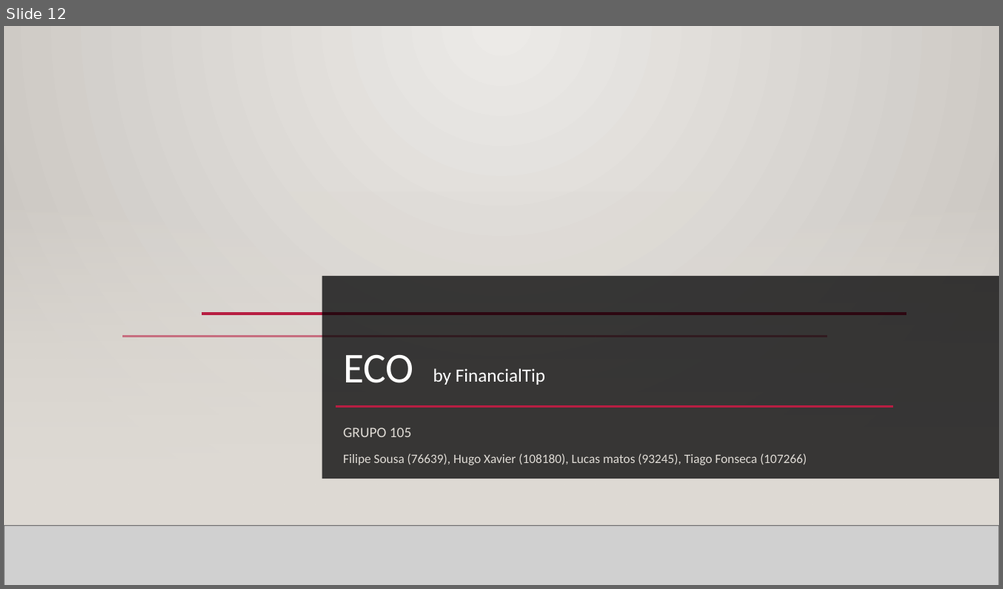
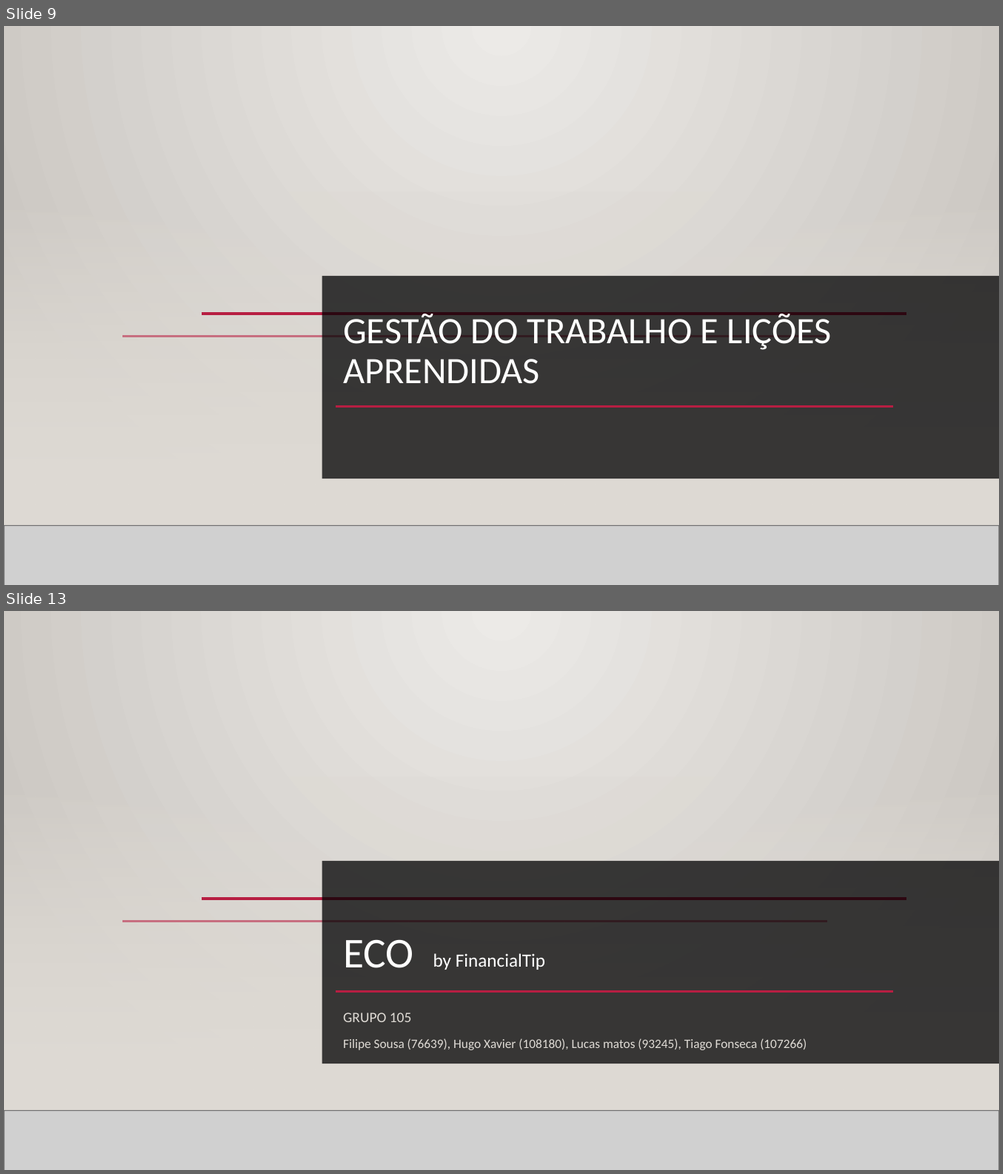
Before and after one commit to Projeto-ECO/Fase-4, a slide deck: Editables/Fase 4 - Implementação.pptx. Shown one above the other, each under a label of ours: slide 12 before the commit, slides 9 and 13 after it; the slides between them are not shown. The pictures are 1003x589 and 1003x1174 pixels, drawn with LibreOffice and Linux fonts; fonts in the diff are those of the drawing; grey boxes stand for pictures; background and template pictures are left out. Boxes give left, top, right and bottom in pixels: in the first picture for what was removed or moved away, otherwise in the second. Text is boxed around its words. In the diff, an @@ line names an element or a change of style, - is before the commit and + after.

```diff
--- a/Editables/Fase 4 - Implementação.pptx
+++ b/Editables/Fase 4 - Implementação.pptx
@@ slide 9 added at (4, 26, 999, 585), background picture (left out); not listed: 3 template elements that a slide beside it also shows @@
@@ rectangle added at (4, 191, 999, 526), fill gradient #DFDBD5 @@
@@ rectangle added at (322, 276, 999, 479), fill #000001 at 75% opacity @@
@@ line added from (201, 314) to (906, 314), #B71E42 2.5 pt @@
@@ title added at (343, 312, 831, 384), 36 pt, text #FFFFFE @@
+GESTÃO DO TRABALHO E LIÇÕES APRENDIDAS
@@ line added from (336, 406) to (893, 406), #B71E42 2.5 pt @@
@@ picture added at (4, 526, 999, 585) @@
@@ line added from (4, 526) to (999, 526), #000001 1 pt @@
@@ what was slide 12 is now slide 13 @@
```
Also in this commit, not shown: 5 slides changed, 6 other slides added, 6 slides removed, 1 other file.
